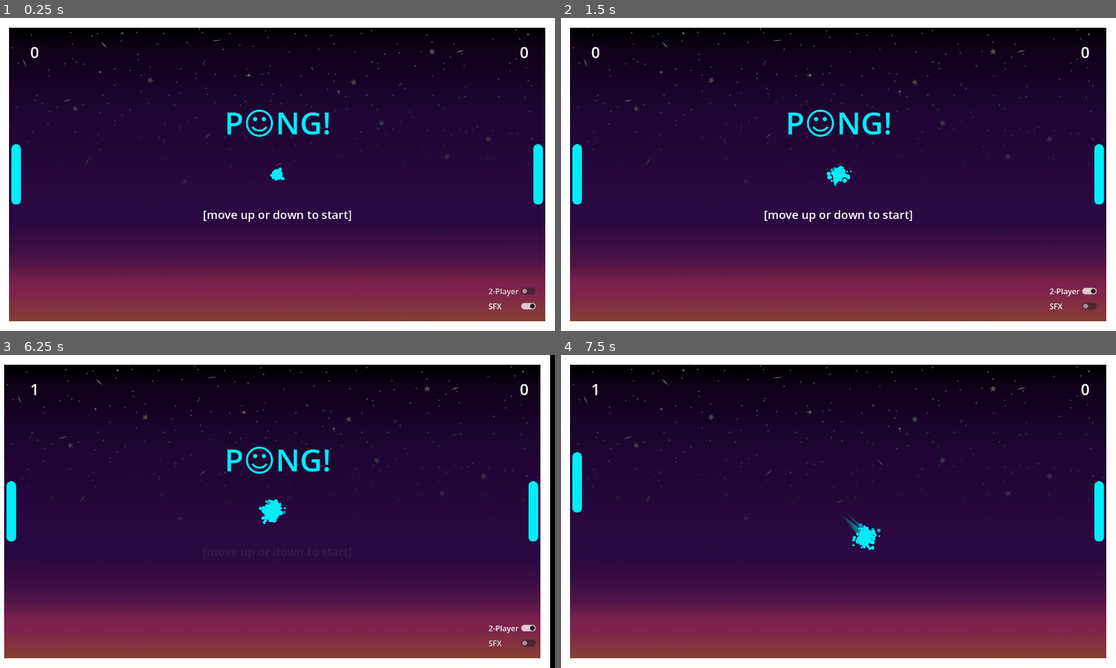
Above: before the commit, frames 1-4 (two rows, left to right).
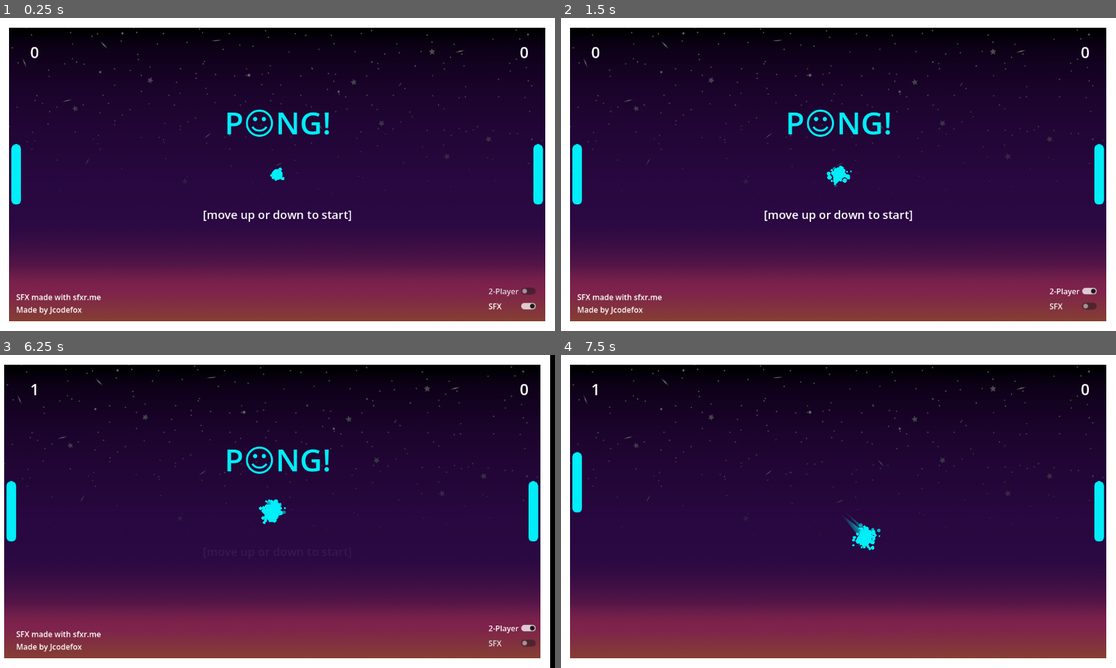
Above: after the commit, the same moments.

Repository: Jcodefox/Fox-Pong
Game: Godot game, scene res://scenes/main_scene.tscn
The game is run twice, just before and just after one commit, with the same random seed, the same clock (stepped at 60 frames per second) and the same inputs.
Inputs:
- Up to frame 1 (0.25 s): no input
- Up to frame 2 (1.5 s): click "2-Player" at 0.5 s; click "SFX" at 1.25 s
- Up to frame 3 (6.25 s): hold W (p1_up) 2.03-2.78 s; hold S (p1_down) 2.78-3.53 s; hold W (p1_up) 3.53-5.03 s; hold S (p1_down) from 5.03 s (still down)
- Up to frame 4 (7.5 s): release S (p1_down) at 7.28 s; hold W (p1_up) from 7.28 s (still down)

The runs differ from the first frame. In frame 1, 0.3% of the frame differs, in the area x 2-19%, y 88-95%; in frame 2, 0.3%; in frame 3, 0.3%; in frame 4, nothing differs.

Commit message:
Add basic credit info

Diff:
--- a/project.godot
+++ b/project.godot
@@ -23,6 +23,7 @@
 
 folder_colors={
 "res://art/": "purple",
+"res://bin/": "green",
 "res://scenes/": "pink",
 "res://scripts/": "yellow",
 "res://sfx/": "red"
--- a/scenes/main_scene.tscn
+++ b/scenes/main_scene.tscn
@@ -115,6 +115,14 @@
 button_pressed = true
 text = "SFX"
 
+[node name="Credits" type="Label" parent="MainMenu" unique_id=1734345181]
+offset_left = 35.0
+offset_top = 566.0
+offset_right = 211.0
+offset_bottom = 615.0
+text = "SFX made with sfxr.me
+Made by Jcodefox"
+
 [node name="Ball" parent="." unique_id=535890320 node_paths=PackedStringArray("camera") instance=ExtResource("1_0f027")]
 position = Vector2(576, 324)
 camera = NodePath("../Camera2D")
Not shown, changed: export_presets.cfg
Not shown, changed: .gitignore
